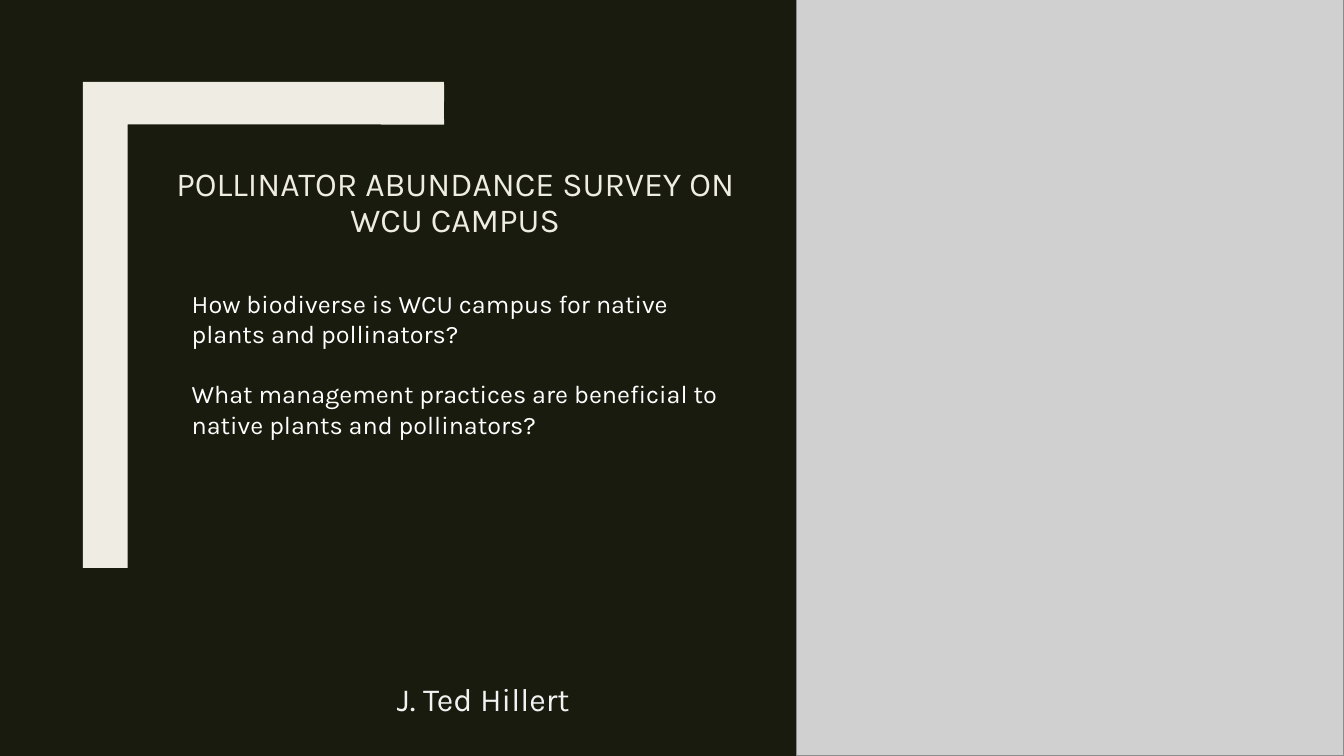
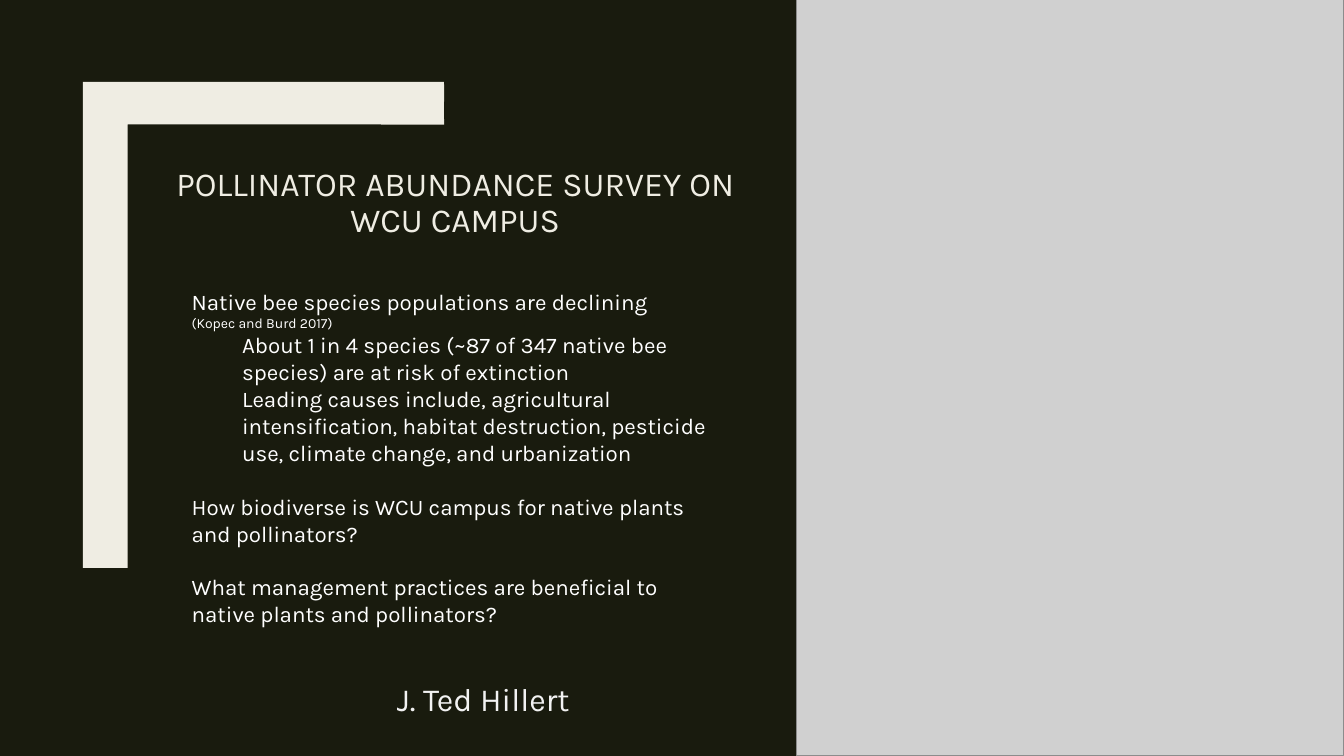
Before and after one commit to nottedy94/COAD-Final, a slide deck: slide 1 of Pollinator abundance survey.pptx. Drawn at 1344x756 pixels with LibreOffice and Linux fonts; fonts in the diff are those of the drawing; grey boxes stand for pictures; background and template pictures are left out. Boxes give left, top, right and bottom in pixels: in the first picture for what was removed or moved away, otherwise in the second. Text is boxed around its words. In the diff, an @@ line names an element or a change of style, - is before the commit and + after.

```diff
--- a/Pollinator abundance survey.pptx
+++ b/Pollinator abundance survey.pptx
@@ text at [192, 294, 705, 467]: paragraphs added @@
+Native bee species populations are declining
+(Kopec and Burd 2017)
+About 1 in 4 species (~87 of 347 native bee species) are at risk of extinction
+Leading causes include, agricultural intensification, habitat destruction, pesticide use, climate change, and urbanization
@@ text at [192, 499, 684, 628]: size 18 to 16 pt in "How biodiverse is WCU campus for native ...", "What management practices are beneficial to native ..." @@
```
Also in this commit, not shown: 1 other slide changed, 3 slides added, 2 slides removed, 4 other files.
